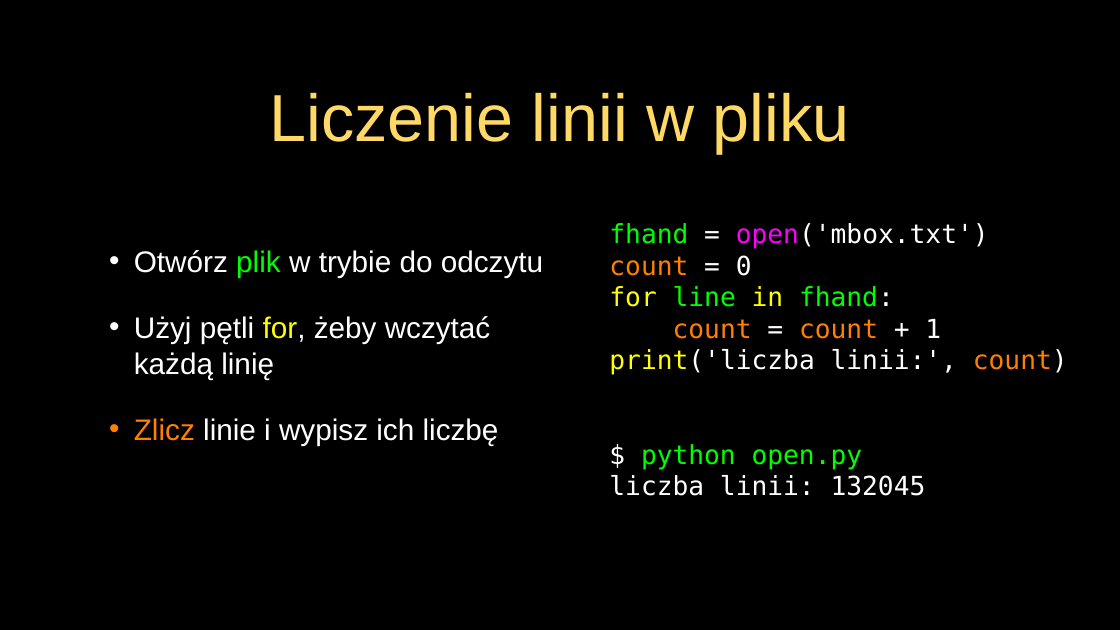
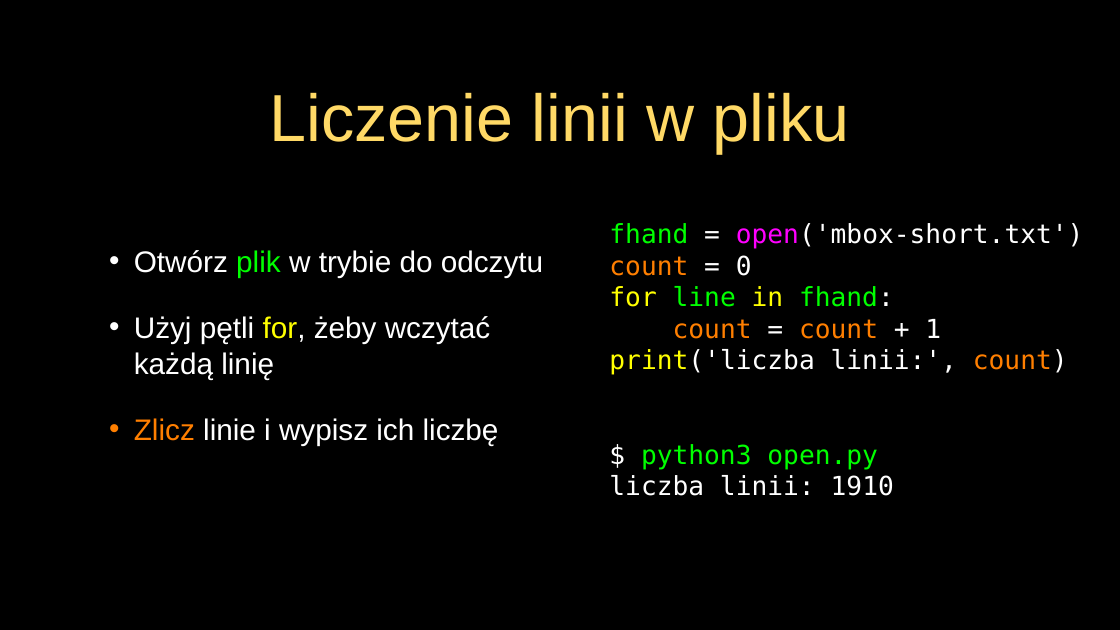
Before and after one commit to andre-wojtowicz/py4e-pl, a slide deck: slide 13 of lectures3/Pythonlearn-07-Files.pptx. Drawn at 1120x630 pixels with LibreOffice and Linux fonts; fonts in the diff are those of the drawing. Boxes give left, top, right and bottom in pixels: in the first picture for what was removed or moved away, otherwise in the second. Text is boxed around its words. In the diff, an @@ line names an element or a change of style, - is before the commit and + after.

```diff
--- a/lectures3/Pythonlearn-07-Files.pptx
+++ b/lectures3/Pythonlearn-07-Files.pptx
@@ text at box(609, 223, 1084, 249): text changed @@
-fhand = open('mbox.txt')
+fhand = open('mbox-short.txt')
@@ text at box(609, 444, 894, 496): text changed @@
-$ python open.py
-liczba linii: 132045
+$ python3 open.py
+liczba linii: 1910
```
Also in this commit, not shown: 8 other slides changed, 39 other files.
